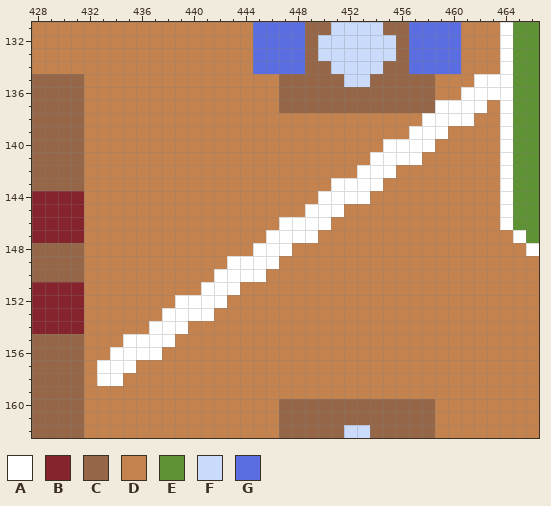
Pixel-art file -- maps/Gather Office 4/minimap.aseprite. This is how it looked before the edit.
600x400 pixels, 1 frame. Colours within 5 levels of each other are drawn and written as one. Shown: x 428..466, y 131..162. The commit also changed other parts of the picture, which this record leaves out.
Visible layers, top first: "words", "borders", "glow", "mapa blocks", "Layer 1".
Palette (. is transparent): A #ffffff  B #86242d  C #956647  D #c4824e  E #5f9234  F #cbdbfc  G #5b6ee1
Pixels before, first column x 428:
131 DDDDDDDDDDDDDDDDDGGGGCCFFFFCCGGGGDDDAEE
132 DDDDDDDDDDDDDDDDDGGGGCFFFFFFCGGGGDDDAEE
133 DDDDDDDDDDDDDDDDDGGGGCFFFFFFCGGGGDDDAEE
134 DDDDDDDDDDDDDDDDDGGGGCCFFFFCCGGGGDDDAEE
135 CCCCDDDDDDDDDDDDDDDCCCCCFFCCCCCDDDAAAEE
136 CCCCDDDDDDDDDDDDDDDCCCCCCCCCCCCDDAAAAEE
137 CCCCDDDDDDDDDDDDDDDCCCCCCCCCCCCAAAADAEE
138 CCCCDDDDDDDDDDDDDDDDDDDDDDDDDDAAAADDAEE
139 CCCCDDDDDDDDDDDDDDDDDDDDDDDDDAAADDDDAEE
140 CCCCDDDDDDDDDDDDDDDDDDDDDDDAAAADDDDDAEE
141 CCCCDDDDDDDDDDDDDDDDDDDDDDAAAADDDDDDAEE
142 CCCCDDDDDDDDDDDDDDDDDDDDDAAADDDDDDDDAEE
143 CCCCDDDDDDDDDDDDDDDDDDDAAAADDDDDDDDDAEE
144 BBBBDDDDDDDDDDDDDDDDDDAAAADDDDDDDDDDAEE
145 BBBBDDDDDDDDDDDDDDDDDAAADDDDDDDDDDDDAEE
146 BBBBDDDDDDDDDDDDDDDAAAADDDDDDDDDDDDDAEE
147 BBBBDDDDDDDDDDDDDDAAAADDDDDDDDDDDDDDDAE
148 CCCCDDDDDDDDDDDDDAAADDDDDDDDDDDDDDDDDDA
149 CCCCDDDDDDDDDDDAAAADDDDDDDDDDDDDDDDDDDD
150 CCCCDDDDDDDDDDAAAADDDDDDDDDDDDDDDDDDDDD
151 BBBBDDDDDDDDDAAADDDDDDDDDDDDDDDDDDDDDDD
152 BBBBDDDDDDDAAAADDDDDDDDDDDDDDDDDDDDDDDD
153 BBBBDDDDDDAAAADDDDDDDDDDDDDDDDDDDDDDDDD
154 BBBBDDDDDAAADDDDDDDDDDDDDDDDDDDDDDDDDDD
155 CCCCDDDAAAADDDDDDDDDDDDDDDDDDDDDDDDDDDD
156 CCCCDDAAAADDDDDDDDDDDDDDDDDDDDDDDDDDDDD
157 CCCCDAAADDDDDDDDDDDDDDDDDDDDDDDDDDDDDDD
158 CCCCDAADDDDDDDDDDDDDDDDDDDDDDDDDDDDDDDD
159 CCCCDDDDDDDDDDDDDDDDDDDDDDDDDDDDDDDDDDD
160 CCCCDDDDDDDDDDDDDDDCCCCCCCCCCCCDDDDDDDD
161 CCCCDDDDDDDDDDDDDDDCCCCCCCCCCCCDDDDDDDD
162 CCCCDDDDDDDDDDDDDDDCCCCCFFCCCCCDDDDDDDD
After the commit:
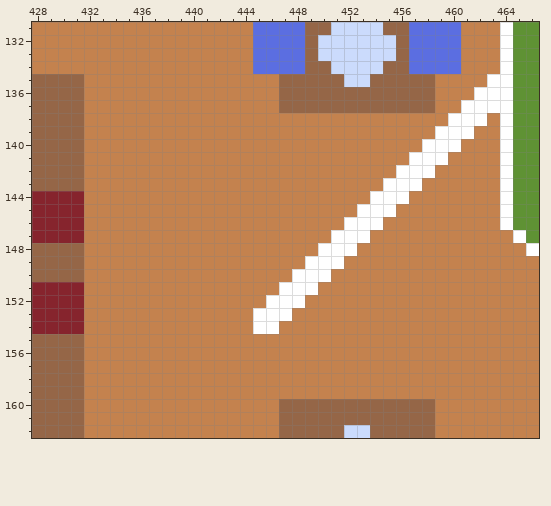
What changed:
{"change": "layer \"Layer\" added"}
{"change": "layer \"Layer 1\" removed"}
{"change": "layer \"mapa blocks\" removed"}
{"where": "layer \"borders\""}
{"y":135,"x":462,"old":"A","new":"D"}
{"y":136,"x":461,"old":"A","new":"D"}
{"y":137,"x":459,"old":"AA","new":"DD"}
{"y":137,"x":463,"old":"D","new":"A"}
{"y":138,"x":458,"old":"AA","new":"DD"}
{"y":138,"x":462,"old":"D","new":"A"}
{"y":139,"x":457,"old":"AA","new":"DD"}
{"y":139,"x":460,"old":"DD","new":"AA"}
{"y":140,"x":455,"old":"AAA","new":"DDD"}
{"y":140,"x":459,"old":"DD","new":"AA"}
{"y":141,"x":454,"old":"AAA","new":"DDD"}
{"y":141,"x":458,"old":"DD","new":"AA"}
{"y":142,"x":453,"old":"AAADDD","new":"DDDAAA"}
{"y":143,"x":451,"old":"AAAADDD","new":"DDDDAAA"}
{"y":144,"x":450,"old":"AAAADDD","new":"DDDDAAA"}
{"y":145,"x":449,"old":"AAA","new":"DDD"}
{"y":145,"x":453,"old":"DDD","new":"AAA"}
{"y":146,"x":447,"old":"AAAA","new":"DDDD"}
{"y":146,"x":452,"old":"DDD","new":"AAA"}
{"y":147,"x":446,"old":"AAAA","new":"DDDD"}
{"y":147,"x":451,"old":"DDD","new":"AAA"}
{"y":148,"x":445,"old":"AAA","new":"DDD"}
{"y":148,"x":450,"old":"DDD","new":"AAA"}
{"y":149,"x":443,"old":"AAAA","new":"DDDD"}
{"y":149,"x":449,"old":"DDD","new":"AAA"}
{"y":150,"x":442,"old":"AAAA","new":"DDDD"}
{"y":150,"x":448,"old":"DDD","new":"AAA"}
{"y":151,"x":441,"old":"AAA","new":"DDD"}
{"y":151,"x":447,"old":"DDD","new":"AAA"}
{"y":152,"x":439,"old":"AAAA","new":"DDDD"}
{"y":152,"x":446,"old":"DDD","new":"AAA"}
{"y":153,"x":438,"old":"AAAA","new":"DDDD"}
{"y":153,"x":445,"old":"DDD","new":"AAA"}
{"y":154,"x":437,"old":"AAA","new":"DDD"}
{"y":154,"x":445,"old":"DD","new":"AA"}
{"y":155,"x":435,"old":"AAAA","new":"DDDD"}
{"y":156,"x":434,"old":"AAAA","new":"DDDD"}
{"y":157,"x":433,"old":"AAA","new":"DDD"}
{"y":158,"x":433,"old":"AA","new":"DD"}
{"label":"changed","picture_box":[97,74,500,386]}
